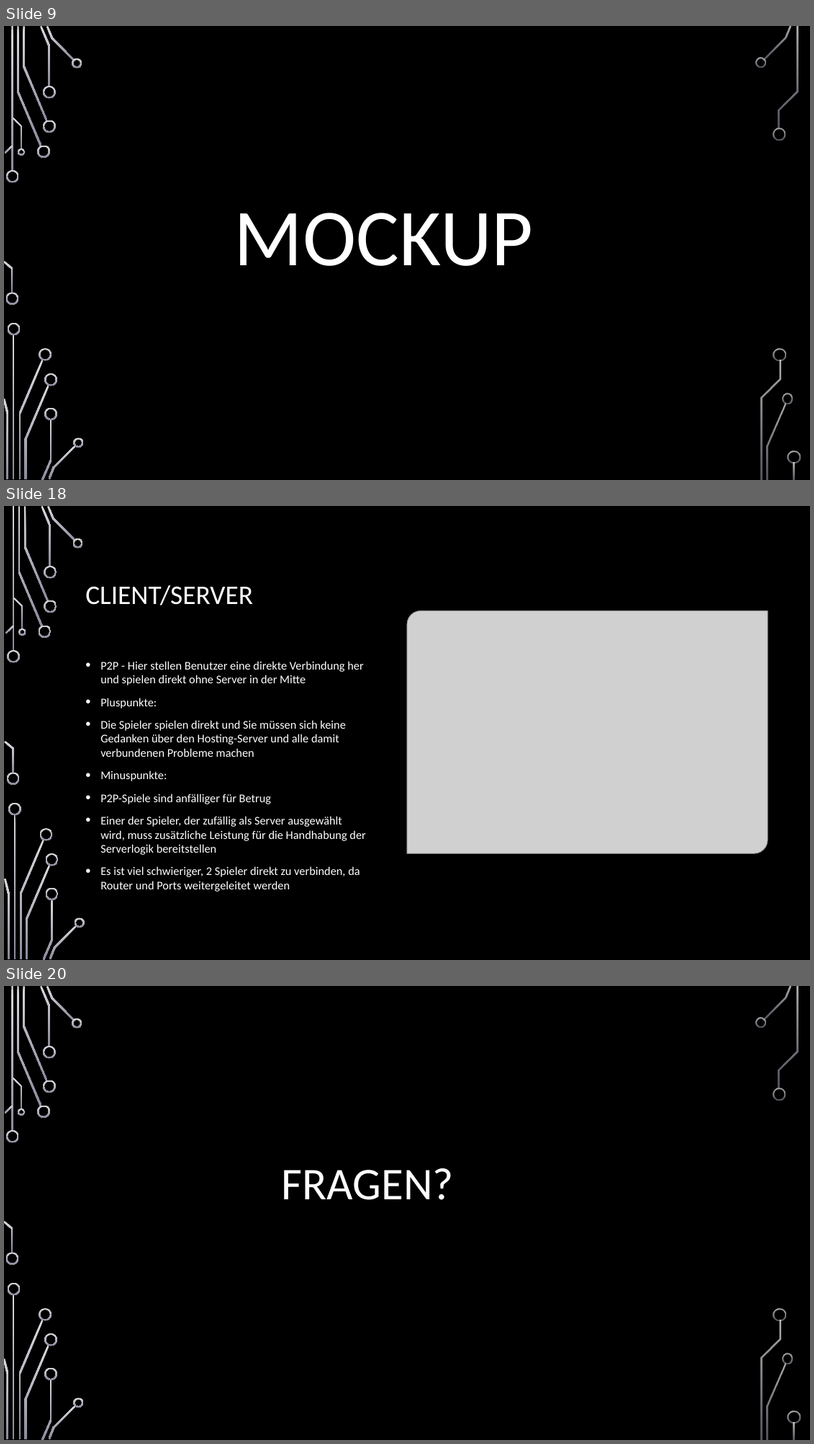
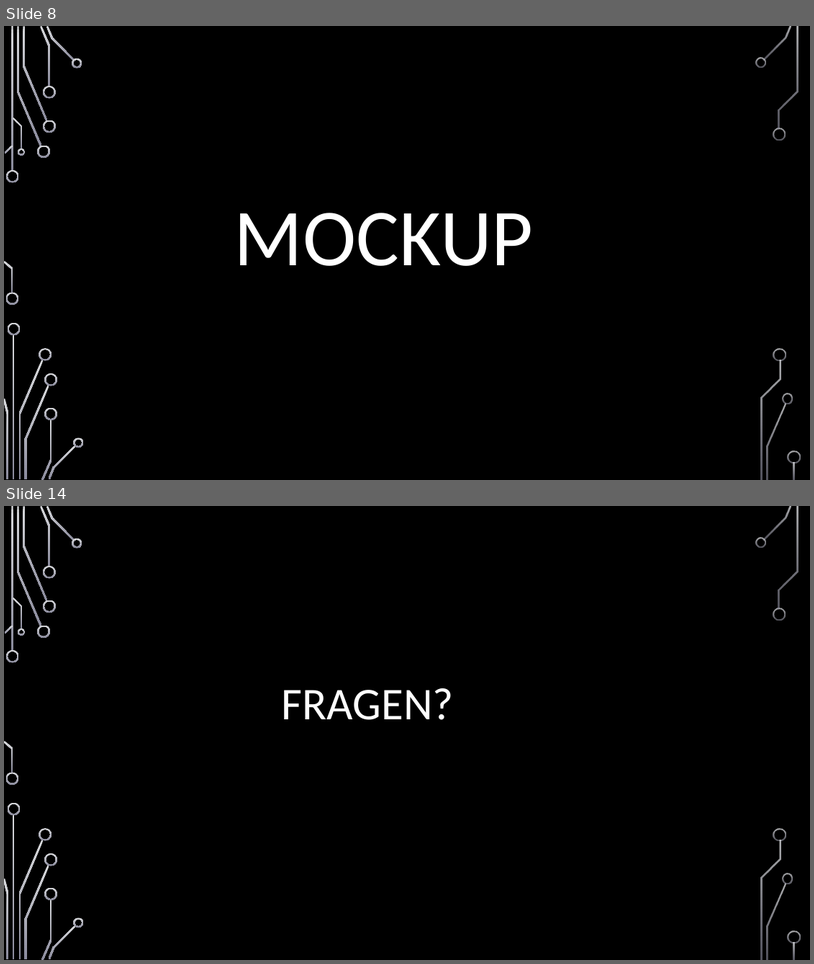
Before and after one commit to jnussbaum/TheBachelorsChaseGame, a slide deck: documents/Meilensteine/Meilenstein I/Meilenstein_1_Präsentation.pptx. Shown one above the other, each under a label of ours: slides 9, 18 and 20 before the commit, slides 8 and 14 after it; the slides between them are not shown. The pictures are 814x1444 and 814x964 pixels, drawn with LibreOffice and Linux fonts; fonts in the diff are those of the drawing; grey boxes stand for pictures; background and template pictures are left out. Boxes give left, top, right and bottom in pixels: in the first picture for what was removed or moved away, otherwise in the second. Text is boxed around its words. In the diff, an @@ line names an element or a change of style, - is before the commit and + after.

```diff
--- a/documents/Meilensteine/Meilenstein I/Meilenstein_1_Präsentation.pptx
+++ b/documents/Meilensteine/Meilenstein I/Meilenstein_1_Präsentation.pptx
@@ slide 18 removed at <box>4,506,810,960</box>, background picture (left out); not listed: 17 template elements that a slide beside it also shows @@
@@ rectangle removed at <box>4,506,810,960</box> @@
@@ title removed at <box>85,585,253,605</box> @@
-CLIENT/SERVER
@@ picture removed at <box>407,610,769,853</box> @@
@@ text removed at <box>100,661,365,891</box> @@
-• P2P - Hier stellen Benutzer eine direkte Verbindung her und spielen direkt ohne Server in der Mitte
-• Pluspunkte:
-• Die Spieler spielen direkt und Sie müssen sich keine Gedanken über den Hosting-Server und alle damit verbundenen Probleme machen
-• Minuspunkte:
-• P2P-Spiele sind anfälliger für Betrug
-• Einer der Spieler, der zufällig als Server ausgewählt wird, muss zusätzliche Leistung für die Handhabung der Serverlogik bereitstellen
-• Es ist viel schwieriger, 2 Spieler direkt zu verbinden, da Router und Ports weitergeleitet werden
@@ group removed at <box>4,506,85,960</box>: 24 freeform shapes, 2 rectangles @@
@@ what was slide 9 is now slide 8 @@
@@ what was slide 20 is now slide 14 @@
```
Also in this commit, not shown: 4 slides changed, 6 slides added, 11 other slides removed.
